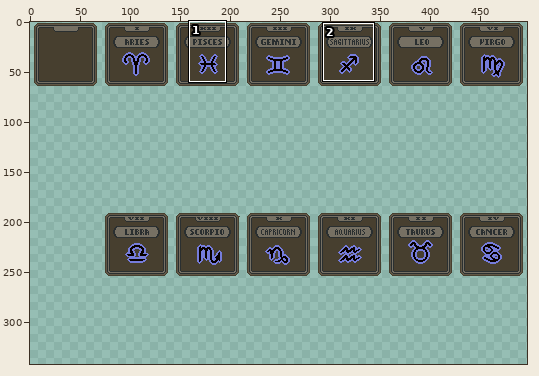
One commit to this sprite sheet: assets/1x/astrological.png. Above: a wide view before the commit, with the close-up outlined.
Close-up. Before the edit:
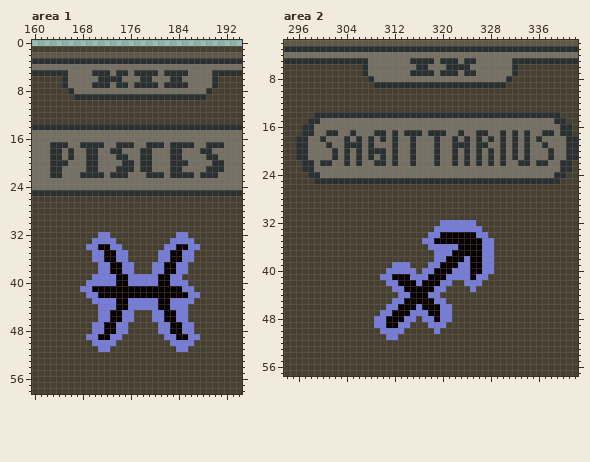
The file is 497x190 pixels. Shown: area 1: x 160..194, y 0..58; area 2: x 294..342, y 2..57. The old version is drawn lined up with the new one. The wide view leaves out empty margins. The commit also changed other parts of the picture, which this record leaves out.
After the commit:
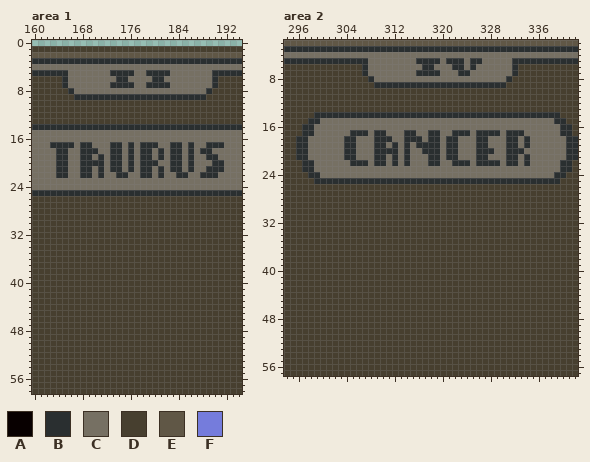
Palette (. is transparent): A #080000  B #2a2f30  C #767063  D #473f2f  E #605746  F #757cdc
From old to new:
canvas 497x190 -> 497x380; drawings rearranged on the sheet (the old picture shows each at its new place)
Changed rows in their new state; - is an unchanged pixel.
Area 1:
first column x 170:
 5 CCCB--BCC--B-CCC
 6 -CCC-B--CCBB-CC-
 7 CCCB--BCC--B-CCC
first column x 163:
17 ---B---CC-B-C--B--C---C-
18 C-BC-B-------B----B----B
19 C-BC-B-CB-B-CB----B----B
20 C----B--B-BBC----B----CB
21 C-B--B-CB-B-C-----B----B
22 C-B----C--C----B-C--C--C
first column x 168:
32 ---DD-----------DD--
33 --DDDD---------DDDD-
34 -DDDDDD-------DDDDDD
35 --DDDDDD-----DDDDDD-
36 --DDDDDD-----DDDDDD-
37 ---DDDDDD---DDDDDD--
38 ---DDDDDD---DDDDDD--
39 --DDDDDDDDDDDDDDD---
40 -DDDDDDDDDDDDDDDDD--
41 DDDDDDDDDDDDDDDDDDD-
42 -DDDDDDDDDDDDDDDDDDD
43 --DDDDDDDDDDDDDDDDD-
44 ---DDDDDDDDDDDDDDD--
45 ---DDDDDD---DDDDDD--
46 ---DDDDDD---DDDDDD--
47 --DDDDDD-----DDDDDD-
48 --DDDDDD-----DDDDDD-
49 -DDDDDD-------DDDDDD
50 --DDDD---------DDDD-
51 ---DD-----------DD--
Area 2:
first column x 315:
 5 C---BC--BC-B
 6 -C-B--C--CB-
 7 C---BCCCB-C-
first column x 300:
17 -CC---BB----C---C---C-B-B---BBCB-BC--CC
18 C----BC-CB-BC-B-B-B--B--C--BC-CB----C--
19 -C----C-CBB---BCBBB--B-CC-----CB-----C-
20 --C--BC-C--B--BC-BB--B--C--B--CB-BC---C
21 --C--BC-CB----BC--B--B--C--BC-CB------C
22 CC--CB-B------BC--B----B---B-BCBBC--CC-
first column x 309:
32 -----------DDDDDD---
33 ----------DDDDDDDD--
34 ---------DDDDDDDDDD-
35 --------DDDDDDDDDDDD
36 ---------DDDDDDDDDDD
37 ----------DDDDDDDDDD
38 ----------DDDDDDDDDD
39 ---DDD---DDDDDDDDDDD
40 --DDDDD-DDDDDDDDDDDD
41 -DDDDDDDDDDDDDDDDDD-
42 --DDDDDDDDDDD--DDD--
43 ---DDDDDDDDD----D---
44 ----DDDDDDD---------
45 ---DDDDDDDDD--------
46 --DDDDDDDDDDD-------
47 -DDDDDDDDDDDD-------
48 DDDDDDD-DDDDD-------
49 DDDDDD---DDD--------
50 -DDDD-----D---------
51 --DD----------------
Pixel boxes of the changes (left, top, right, bottom) in both close-ups:
changed: (92, 70, 188, 88)
changed: (50, 142, 194, 178)
changed: (80, 232, 200, 352)
changed: (410, 58, 482, 76)
changed: (320, 130, 554, 166)
changed: (374, 220, 494, 340)
